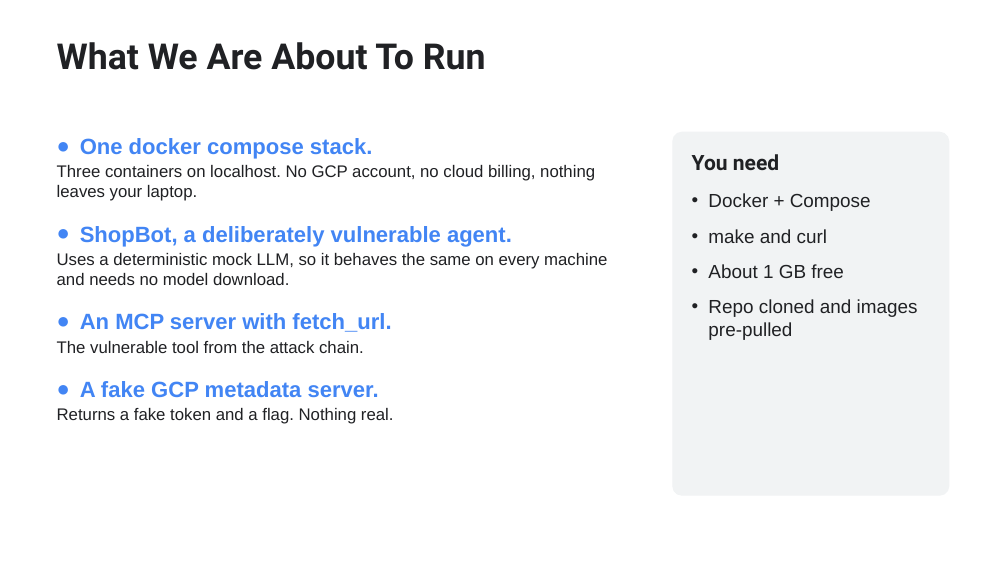
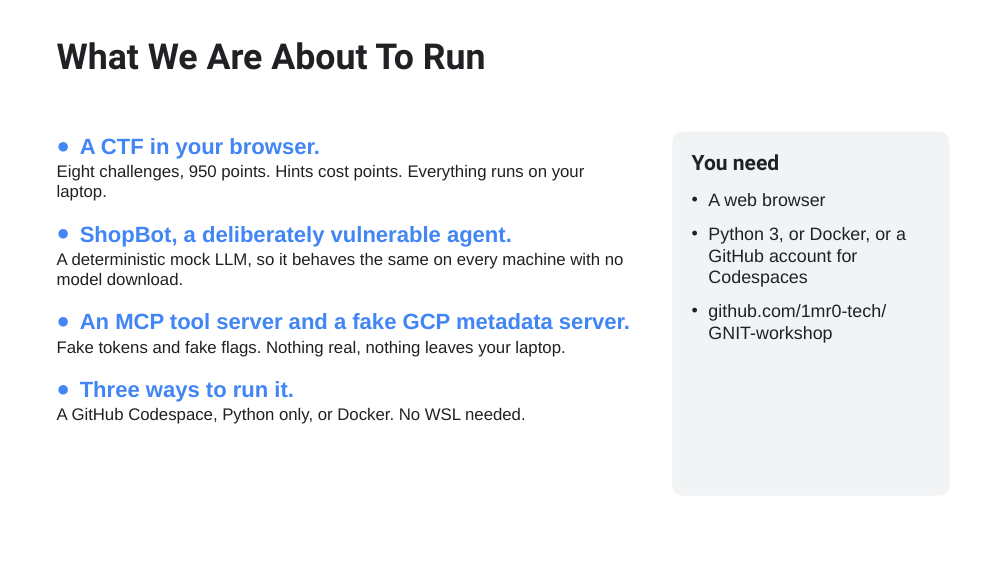
Before and after one commit to 1mr0-tech/GNIT-workshop, a slide deck: slide 25 of slides/hack-the-cloud.pptx. Drawn at 1008x567 pixels with LibreOffice and Linux fonts; fonts in the diff are those of the drawing. Boxes give left, top, right and bottom in pixels: in the first picture for what was removed or moved away, otherwise in the second. Text is boxed around its words. In the diff, an @@ line names an element or a change of style, - is before the commit and + after.

Commit message:
Turn the lab into a browser-based CTF
ShopBot now has a web interface: chat with an agent trace, eight challenges with
scoring and paid hints, defense toggles, a tool inspector and a scanner. Flags
depend on the defense configuration. Ports are configurable. Slides and README
updated to match.

```diff
--- a/slides/hack-the-cloud.pptx
+++ b/slides/hack-the-cloud.pptx
@@ text at (57, 138, 585, 201): text changed @@
-● One docker compose stack.
-Three containers on localhost. No GCP account, no cloud billing, nothing leaves your laptop.
+● A CTF in your browser.
+Eight challenges, 950 points. Hints cost points. Everything runs on your laptop.
@@ text at (708, 193, 906, 343): text changed; size 18 to 17 pt @@
-• Docker + Compose
-• make and curl
-• About 1 GB free
-• Repo cloned and images pre-pulled
+• A web browser
+• Python 3, or Docker, or a GitHub account for Codespaces
+• github.com/1mr0-tech/GNIT-workshop
@@ text at (57, 253, 630, 424): text changed @@
-Uses a deterministic mock LLM, so it behaves the same on every machine and needs no model download.
-● An MCP server with fetch_url.
-The vulnerable tool from the attack chain.
-● A fake GCP metadata server.
-Returns a fake token and a flag. Nothing real.
+A deterministic mock LLM, so it behaves the same on every machine with no model download.
+● An MCP tool server and a fake GCP metadata server.
+Fake tokens and fake flags. Nothing real, nothing leaves your laptop.
+● Three ways to run it.
+A GitHub Codespace, Python only, or Docker. No WSL needed.
```
Also in this commit, not shown: 3 other slides changed, 4 slides added, 4 slides removed, 15 other files.
